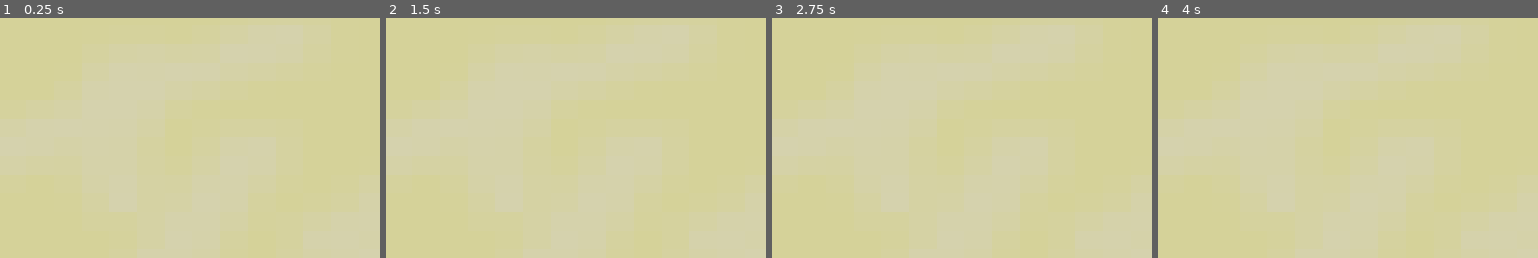
Above: before the commit, frames 1-4 (left to right).
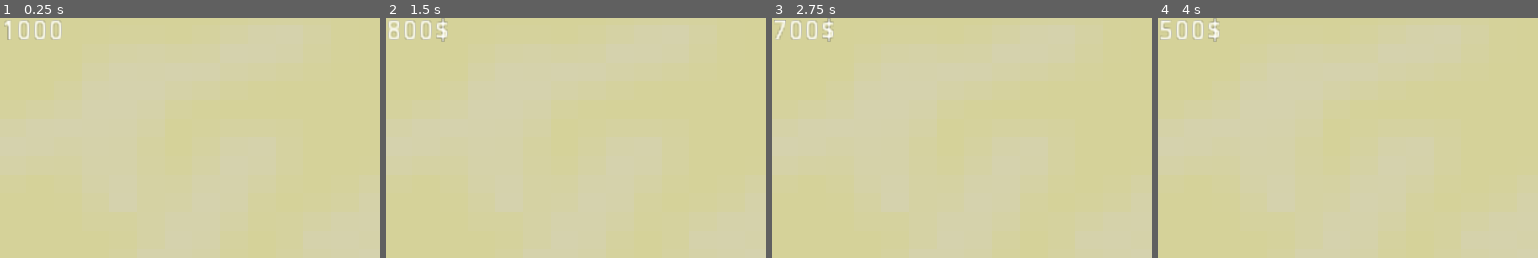
Above: after the commit, the same moments.

Repository: gunnarjessee/MonthGameJam2
Game: Godot game, scene res://scenes/World.tscn
Two runs of this game, one before a commit and one after it. Both use one fixed random seed, a clock stepped at 60 frames per second and the inputs below.
Inputs (mouse positions are % of the whole screen's width and height, from its top left):
- Up to frame 1 (0.25 s): no input
- Up to frame 2 (1.5 s): tap Enter at 0.5 s; move the mouse to (72, 45) at 0.52 s; click (72, 45) at 0.67 s; tap Space at 1.25 s; move the mouse to (72, 47) at 1.27 s; click (72, 47) at 1.42 s
- Up to frame 3 (2.75 s): tap Enter at 2 s; click (72, 47) at 2.17 s
- Up to frame 4 (4 s): tap Space at 2.75 s; click (72, 47) at 2.92 s; tap Enter at 3.5 s; click (72, 47) at 3.67 s
The pictures show only the part of the screen within x 0-50%, y 0-50%; the shares and areas given below are measured in that part.

The runs differ from the first frame. In frame 1, 0.5% of the frame differs, in the area x 1-17%, y 0-10%; in frame 2, 0.6%, in the area x 0-17%, y 0-10%; in frame 3, 0.5%; in frame 4, 0.5%.

Commit message:
added more ui

Diff:
--- a/scenes/World.tscn
+++ b/scenes/World.tscn
@@ -1,6 +1,7 @@
-[gd_scene load_steps=3 format=2]
+[gd_scene load_steps=4 format=2]
 
 [ext_resource path="res://textures/ground.png" type="Texture" id=1]
+[ext_resource path="res://scripts/moneylabel.gd" type="Script" id=2]
 [ext_resource path="res://textures/cropbox.png" type="Texture" id=3]
 
 [node name="World" type="Node2D"]
@@ -36,4 +37,14 @@
 [node name="Sprite" type="Sprite" parent="Control/ColorRect"]
 position = Vector2( 44.6179, 22.7299 )
 scale = Vector2( 2.29785, 2.29785 )
+z_index = 4096
 texture = ExtResource( 3 )
+
+[node name="Label" type="Label" parent="."]
+margin_right = 40.0
+margin_bottom = 14.0
+text = "169$"
+script = ExtResource( 2 )
+__meta__ = {
+"_edit_use_anchors_": false
+}
--- a/scripts/cropbox.gd
+++ b/scripts/cropbox.gd
@@ -40,6 +40,9 @@
 		if event is InputEventMouseButton:
 			if event.is_pressed() and event.button_index == BUTTON_RIGHT:
 				create_ui()
+			if event.is_pressed() and event.button_index == BUTTON_MIDDLE:
+				GameHandler.sellItem(GameHandler.SHOP_SELL.cropbox)
+				queue_free()
 
 # Creates a UI above the the crop in context
 func create_ui():
--- a/scripts/crophandler.gd
+++ b/scripts/crophandler.gd
@@ -35,8 +35,8 @@
 	else:
 		health -= 50
 
-	if wetness > 0:
-		wetness -= 1
+	if wetness >= 0:
+		wetness -= 4
 
 	if health <= 0:
 		get_parent().select_crop(get_parent().crops.none)
--- a/scripts/game_handler.gd
+++ b/scripts/game_handler.gd
@@ -2,6 +2,7 @@
 
 var MONEY: int = 1000
 var isInterfacing = false
+onready var MONEY_TEXT = null
 
 enum SHOP_BUY {
 	cropbox = 100,
@@ -11,8 +12,18 @@
 
 enum SHOP_SELL {
 	grapes = 100,
-	wheat = 80
+	wheat = 80,
+	cropbox = 50
 }
+
+func sellItem(itemEnum):
+	MONEY += itemEnum
+	MONEY_TEXT.text = str(MONEY) + "$"
+	print(MONEY, ' bank account')
+
+func buyItem(itemEnum):
+	MONEY -= itemEnum
+	MONEY_TEXT.text = str(MONEY) + "$"
 
 func _ready():
 	pass
--- /dev/null
+++ b/scripts/moneylabel.gd
@@ -0,0 +1,5 @@
+extends Label
+
+func _ready():
+	GameHandler.MONEY_TEXT = self
+	GameHandler.MONEY_TEXT.text = str(GameHandler.MONEY)
--- a/scripts/placer.gd
+++ b/scripts/placer.gd
@@ -21,4 +21,5 @@
 	if event is InputEventMouseButton:
 		if event.pressed and event.button_index == BUTTON_LEFT:
 			if not GameHandler.isInterfacing:
+				GameHandler.buyItem(GameHandler.SHOP_BUY.cropbox)
 				placeCropBox(event.position)
